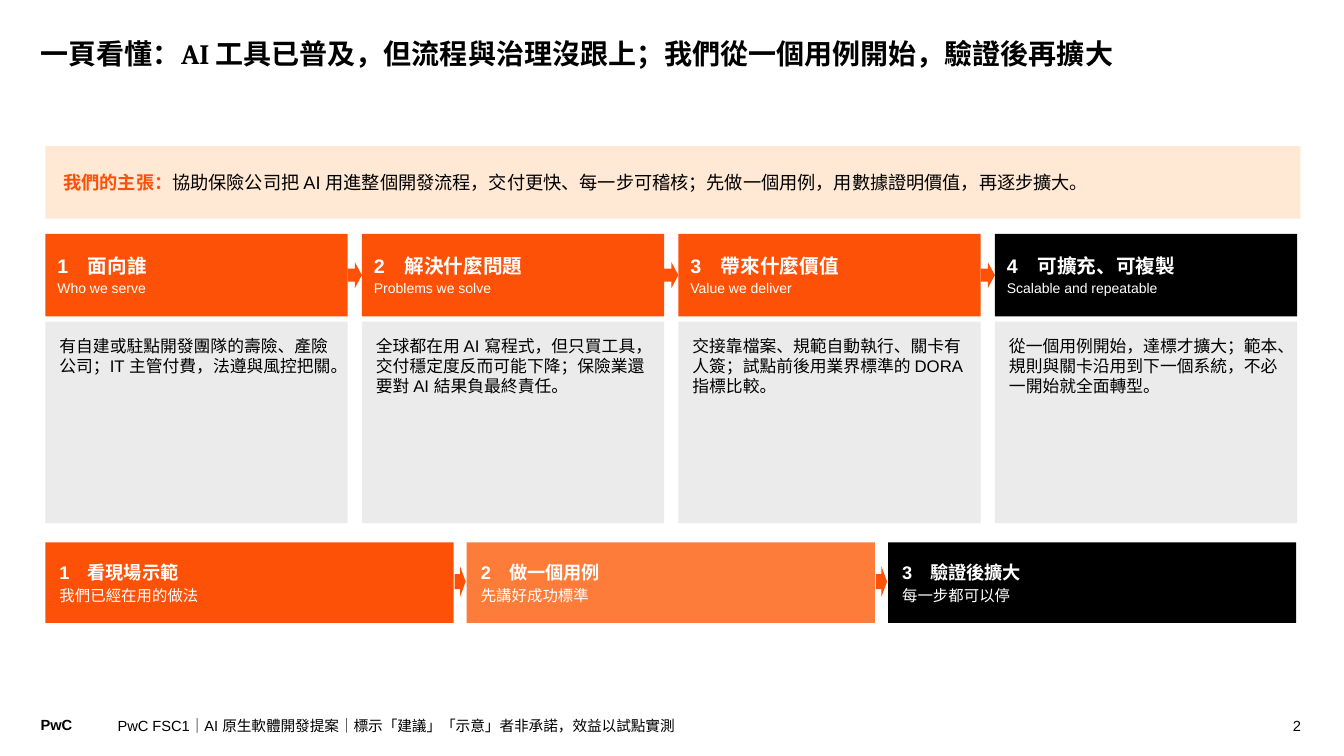
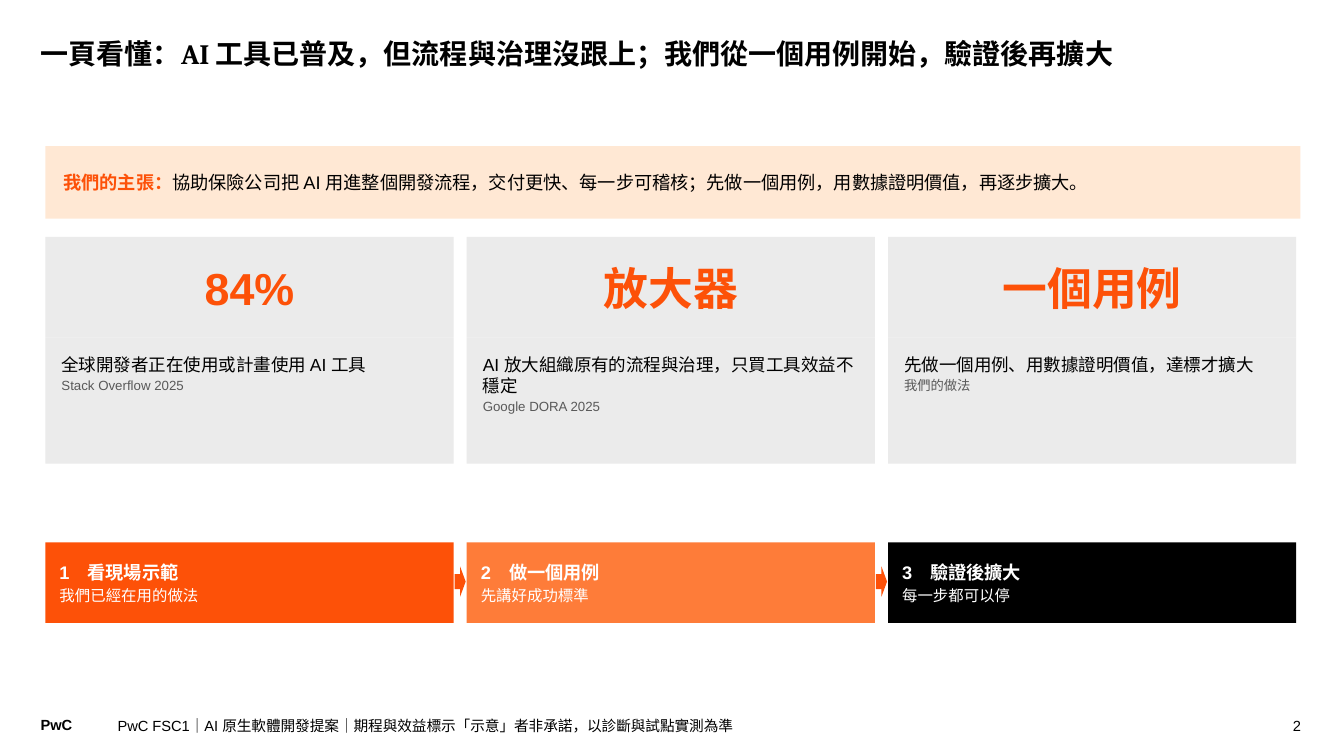
Before and after one commit to Robshao/PwC_FSC1, a slide deck: slide 2 of research/ai-native-sdlc/AI原生軟體開發_合夥人提案簡報.pptx. Drawn at 1344x756 pixels with LibreOffice and Linux fonts; fonts in the diff are those of the drawing. Boxes give left, top, right and bottom in pixels: in the first picture for what was removed or moved away, otherwise in the second. Text is boxed around its words. In the diff, an @@ line names an element or a change of style, - is before the commit and + after.

```diff
--- a/research/ai-native-sdlc/AI原生軟體開發_合夥人提案簡報.pptx
+++ b/research/ai-native-sdlc/AI原生軟體開發_合夥人提案簡報.pptx
@@ rectangle removed at [45, 234, 348, 317] @@
-1 面向誰
-Who we serve
@@ rectangle added at [45, 237, 454, 338], fill #EBEBEB, 32 pt, text #FD5108, bold @@
+84%
@@ rectangle removed at [362, 234, 664, 317] @@
-2 解決什麼問題
-Problems we solve
@@ rectangle added at [467, 237, 875, 338], fill #EBEBEB, 32 pt, text #FD5108, bold @@
+放大器
@@ rectangle removed at [679, 234, 981, 317] @@
-3 帶來什麼價值
-Value we deliver
@@ rectangle added at [888, 237, 1297, 338], fill #EBEBEB, 32 pt, text #FD5108, bold @@
+一個用例
@@ rectangle removed at [995, 234, 1298, 317] @@
-4 可擴充、可複製
-Scalable and repeatable
@@ right arrow removed at [348, 262, 362, 288] @@
@@ right arrow removed at [664, 262, 679, 288] @@
@@ right arrow removed at [981, 262, 995, 288] @@
@@ rectangle removed at [45, 322, 348, 523] @@
-有自建或駐點開發團隊的壽險、產險公司；IT 主管付費，法遵與風控把關。
@@ rectangle removed at [362, 322, 664, 523] @@
-全球都在用 AI 寫程式，但只買工具，交付穩定度反而可能下降；保險業還要對 AI 結果負最終責任。
@@ rectangle removed at [679, 322, 981, 523] @@
-交接靠檔案、規範自動執行、關卡有人簽；試點前後用業界標準的 DORA 指標比較。
@@ rectangle removed at [995, 322, 1298, 523] @@
-從一個用例開始，達標才擴大；範本、規則與關卡沿用到下一個系統，不必一開始就全面轉型。
@@ rectangle added at [45, 338, 454, 464], fill #EBEBEB, 12.5 pt, text #000000 @@
+全球開發者正在使用或計畫使用 AI 工具
+Stack Overflow 2025
@@ rectangle added at [467, 338, 875, 464], fill #EBEBEB, 12.5 pt, text #000000 @@
+AI 放大組織原有的流程與治理，只買工具效益不穩定
+Google DORA 2025
@@ rectangle added at [888, 338, 1297, 464], fill #EBEBEB, 12.5 pt, text #000000 @@
+先做一個用例、用數據證明價值，達標才擴大
+我們的做法
@@ text at [118, 718, 733, 733]: text changed @@
-PwC FSC1｜AI 原生軟體開發提案｜標示「建議」「示意」者非承諾，效益以試點實測
+PwC FSC1｜AI 原生軟體開發提案｜期程與效益標示「示意」者非承諾，以診斷與試點實測為準
```
Also in this commit, not shown: 24 other slides changed, 3 slides added, 4 other files.
